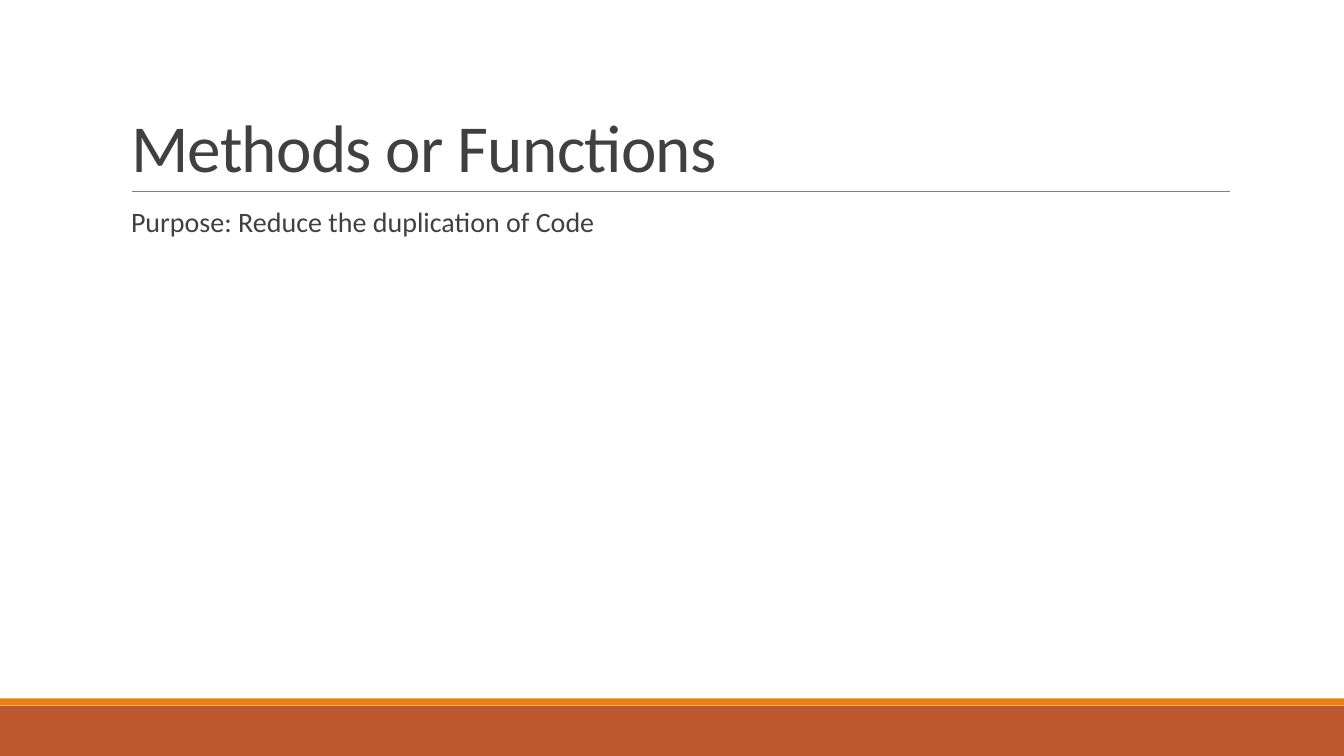
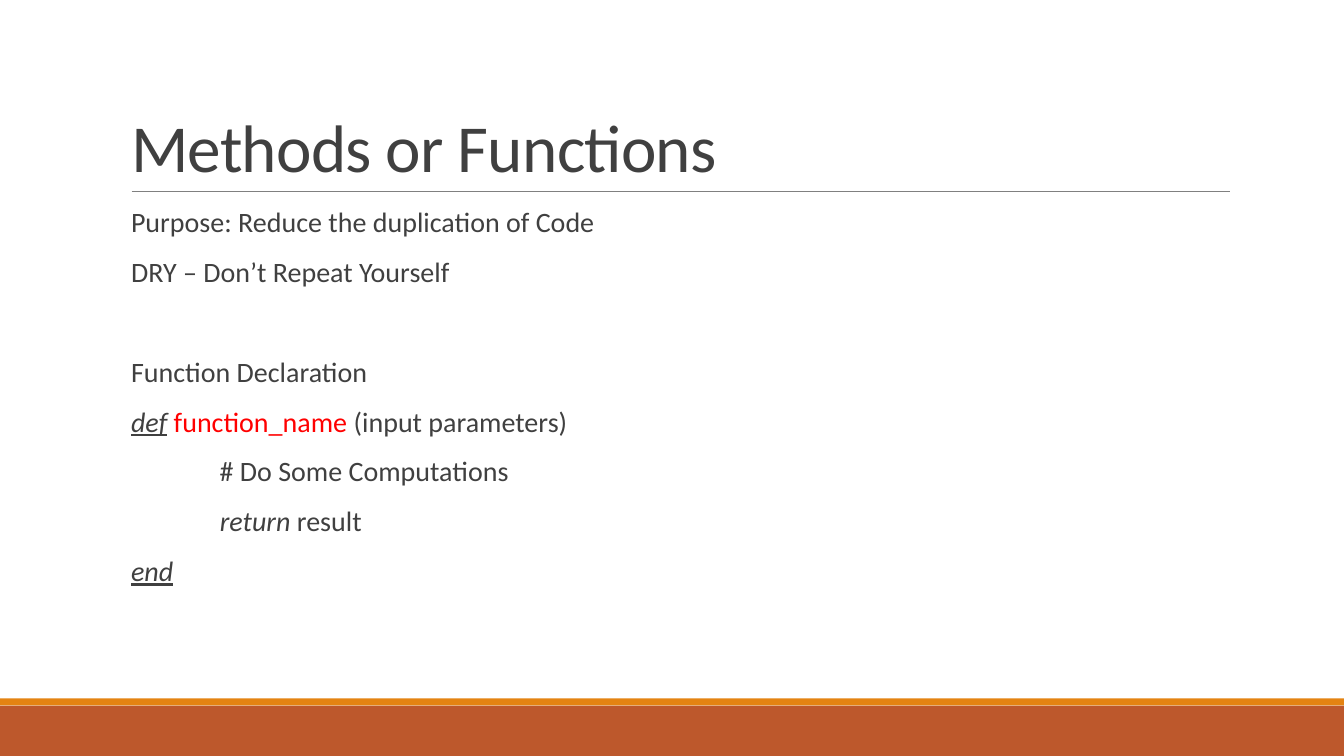
Before and after one commit to pawan9489/TeachingRuby, a slide deck: slide 11 of Session2-Array&Strings.pptx. Drawn at 1344x756 pixels with LibreOffice and Linux fonts; fonts in the diff are those of the drawing. Boxes give left, top, right and bottom in pixels: in the first picture for what was removed or moved away, otherwise in the second. Text is boxed around its words. In the diff, an @@ line names an element or a change of style, - is before the commit and + after.

Commit message:
Session2 Methods

```diff
--- a/Session2-Array&Strings.pptx
+++ b/Session2-Array&Strings.pptx
@@ text at [131,262,567,586]: paragraphs added @@
+  DRY – Don’t Repeat Yourself
+  Function Declaration
+  def function_name (input parameters)
+  # Do Some Computations
+  return result
+  end
```
Also in this commit, not shown: 1 other file.
